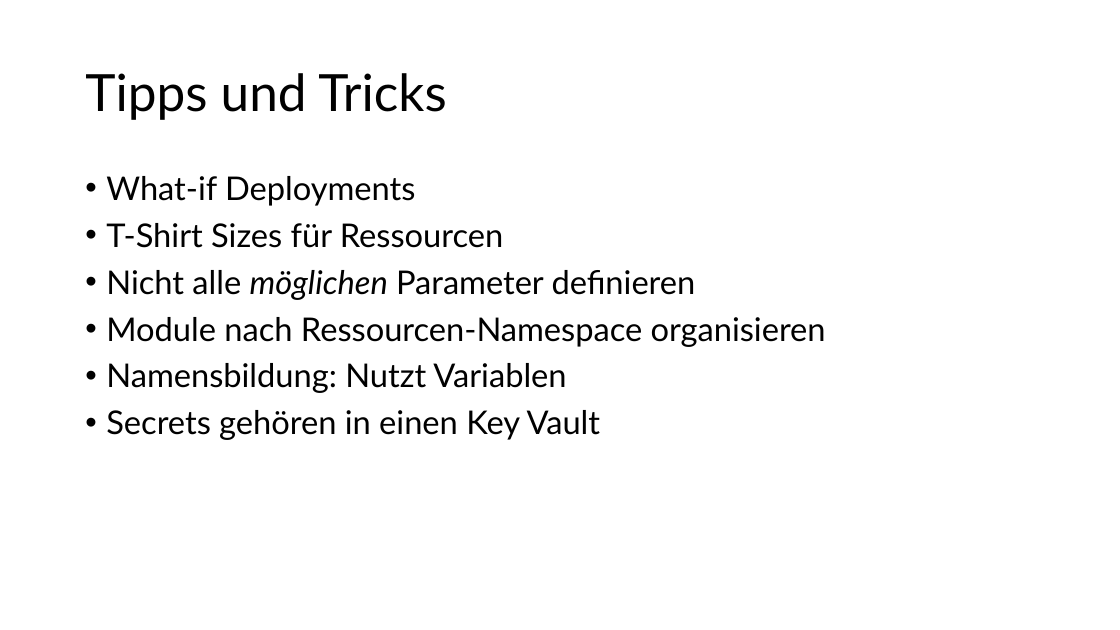
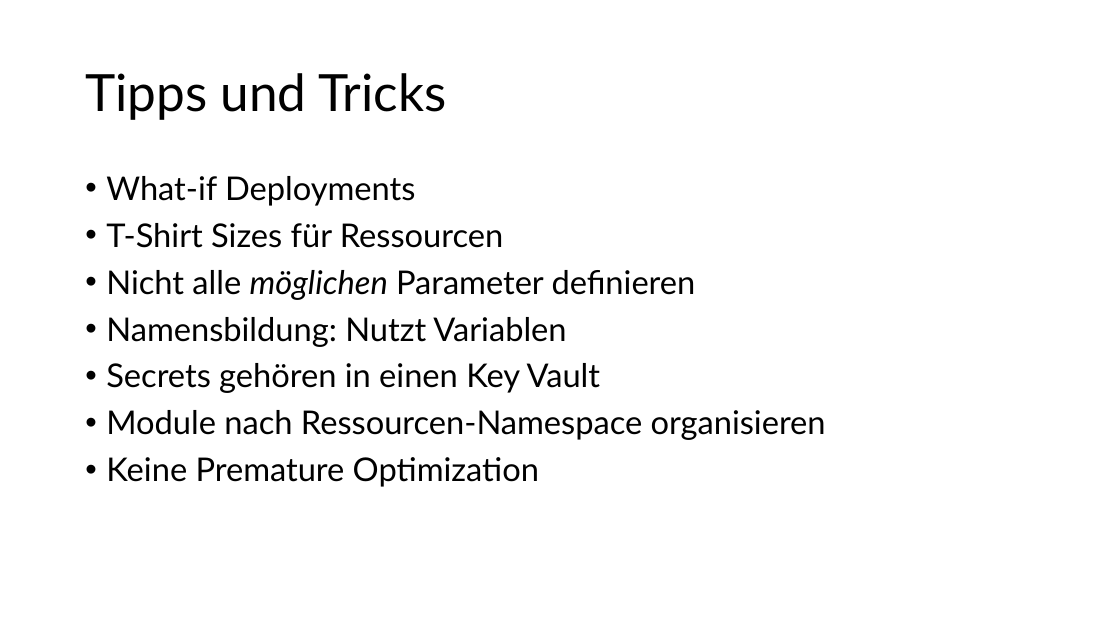
Before and after one commit to cloudchristoph/BicepIntroduction, a slide deck: slide 20 of Bicep_Presentation.pptx. Drawn at 1120x630 pixels with LibreOffice and Linux fonts; fonts in the diff are those of the drawing. Boxes give left, top, right and bottom in pixels: in the first picture for what was removed or moved away, otherwise in the second. Text is boxed around its words. In the diff, an @@ line names an element or a change of style, - is before the commit and + after.

Commit message:
Updated slides

```diff
--- a/Bicep_Presentation.pptx
+++ b/Bicep_Presentation.pptx
@@ text at [106,317,826,347]: paragraph removed @@
-• Module nach Ressourcen-Namespace organisieren
@@ text at [106,410,826,487]: paragraphs added @@
+• Module nach Ressourcen-Namespace organisieren
+• Keine Premature Optimization
```
Also in this commit, not shown: 2 other slides changed.
